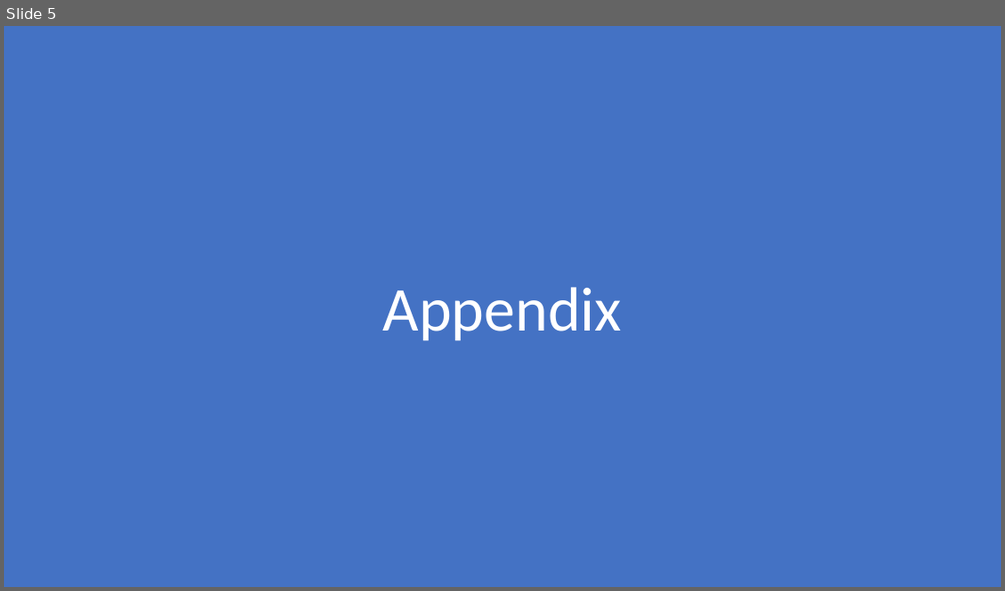
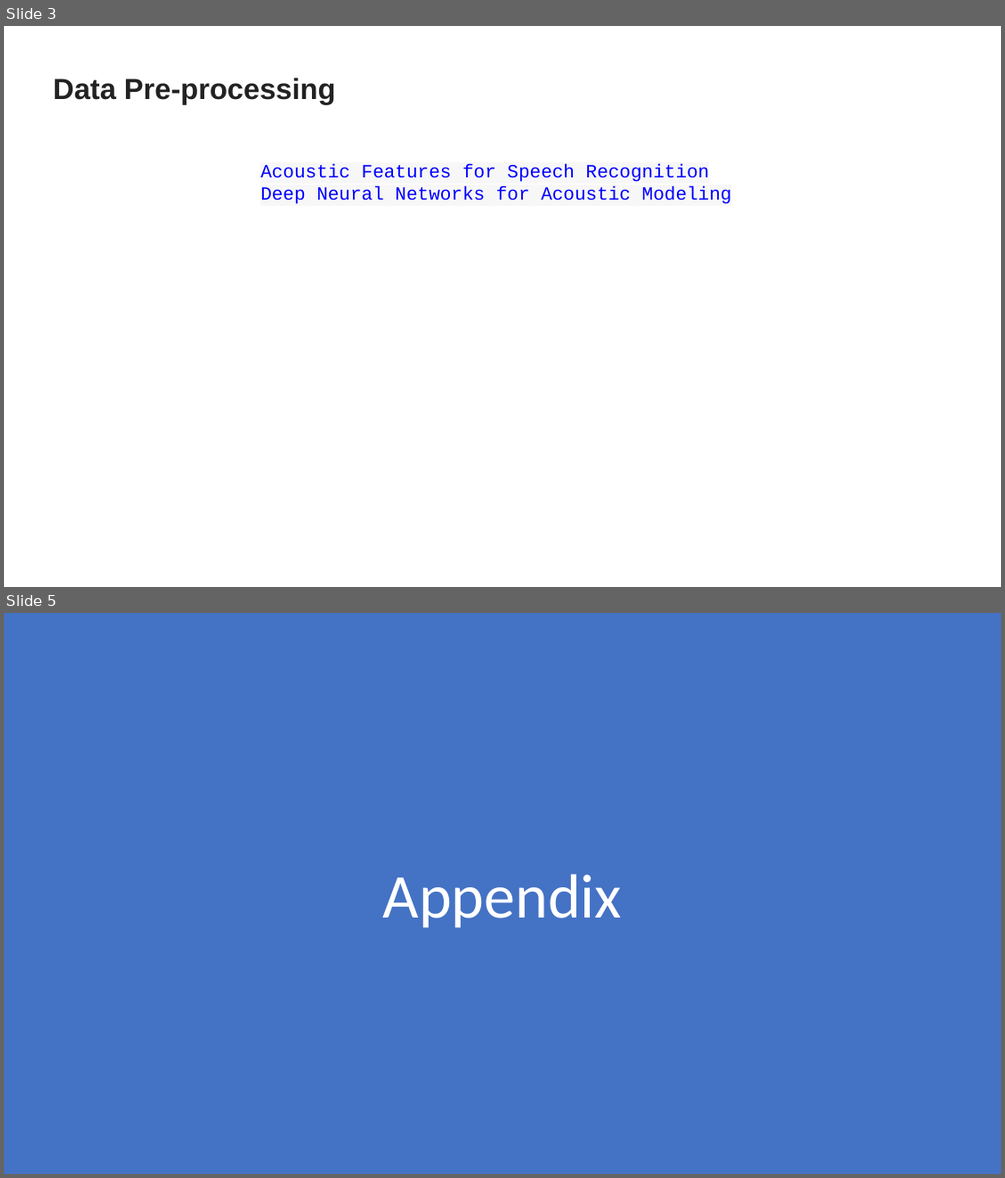
Before and after one commit to ravi-devgoblet/iisc_cohort4_group6_capstone, a slide deck: project_docs/Group 6 Capstone Project Presentation.pptx. Shown one above the other, each under a label of ours: slide 5 before the commit, slides 3 and 5 after it; the slides between them are not shown. The pictures are 1005x591 and 1005x1178 pixels, drawn with LibreOffice and Linux fonts; fonts in the diff are those of the drawing. Boxes give left, top, right and bottom in pixels: in the first picture for what was removed or moved away, otherwise in the second. Text is boxed around its words. In the diff, an @@ line names an element or a change of style, - is before the commit and + after.

```diff
--- a/project_docs/Group 6 Capstone Project Presentation.pptx
+++ b/project_docs/Group 6 Capstone Project Presentation.pptx
@@ slide 3 added at (4, 26, 1001, 587), background #FFFFFF @@
@@ text added at (53, 78, 336, 104), 28 pt, text #222222, bold @@
+Data Pre-processing
@@ text added at (260, 164, 732, 204), 18 pt, text #0000FF @@
+Acoustic Features for Speech Recognition
+Deep Neural Networks for Acoustic Modeling
```
Also in this commit, not shown: 2 slides changed, 1 other slide added, 3 slides removed.
